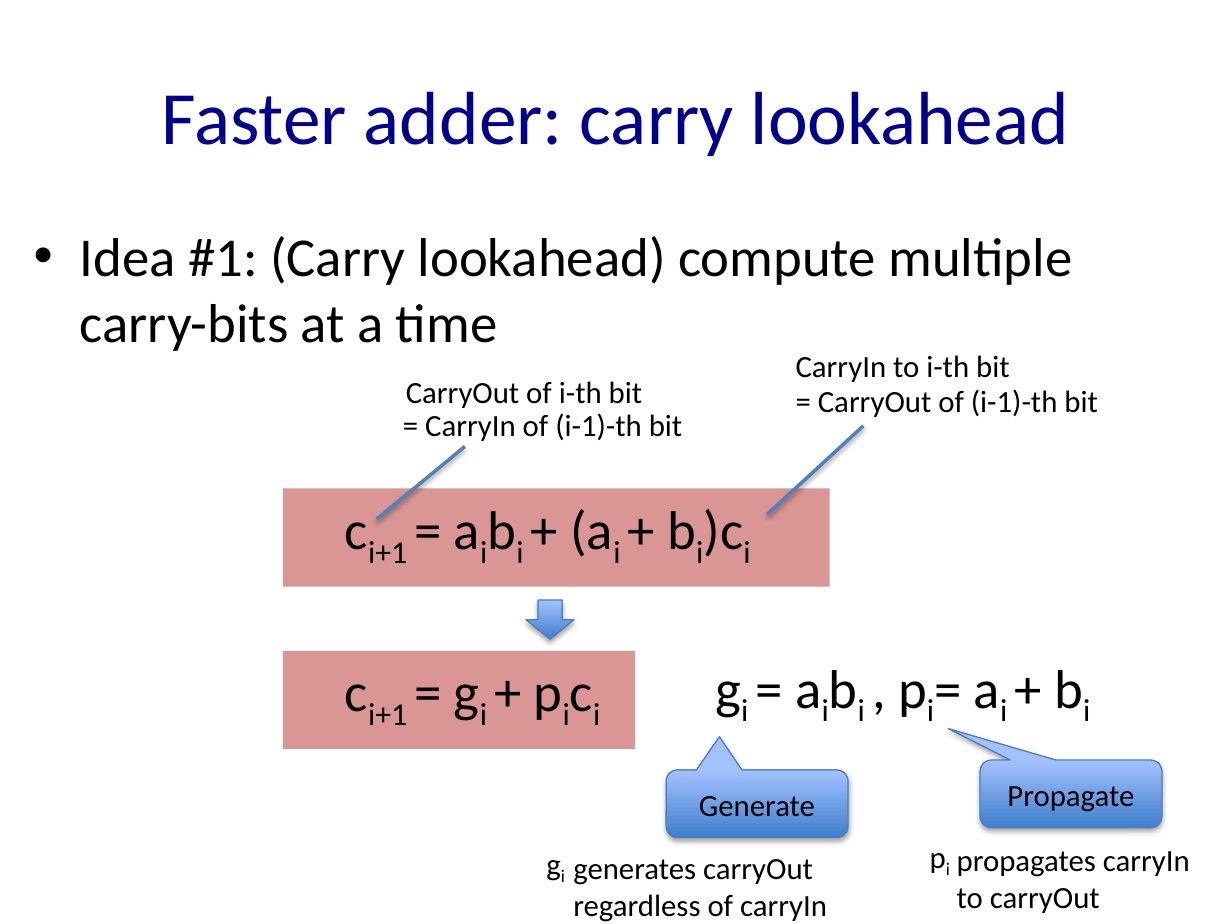
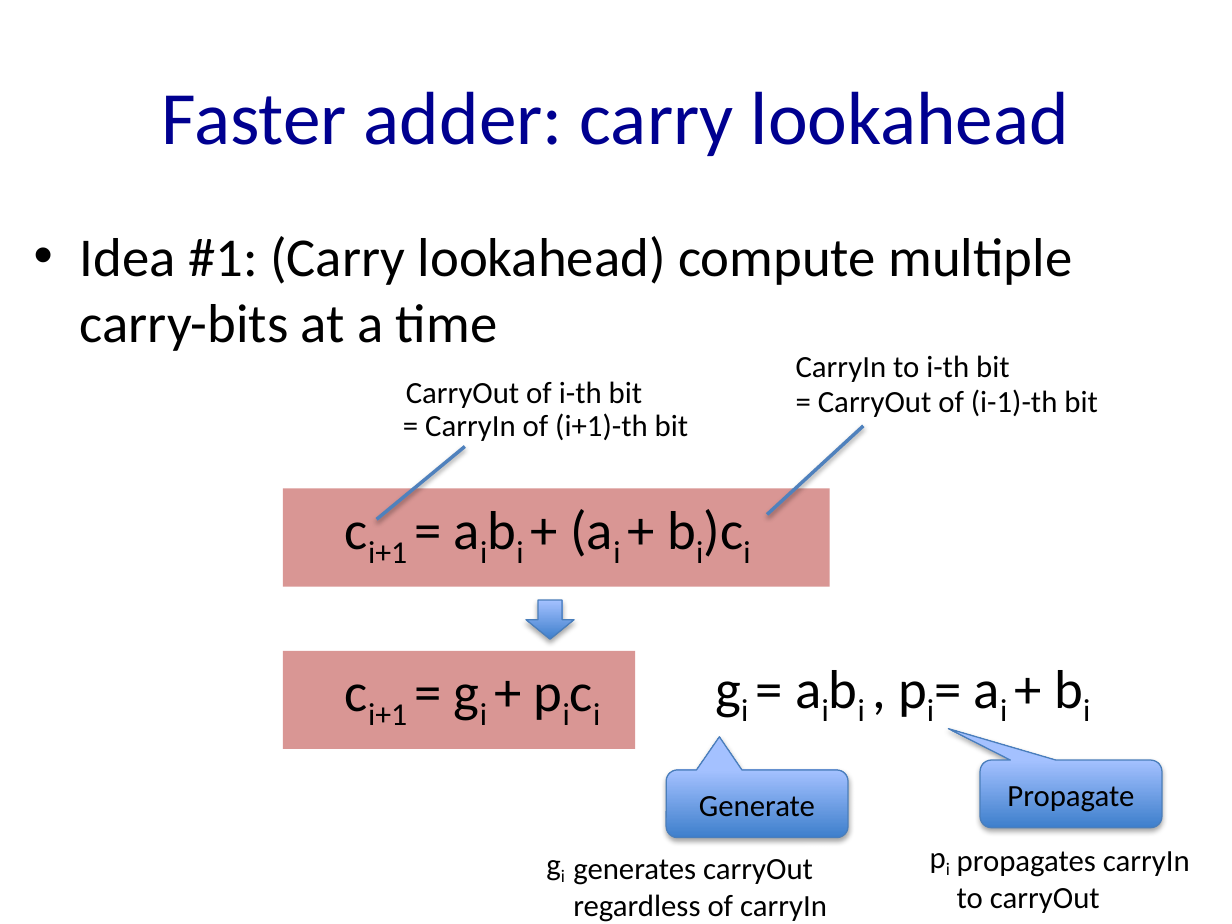
Before and after one commit to NYU-CSO/nyu-cso.github.io, a slide deck: slide 28 of notes/arch-alu.pptx (slide 23 before the commit). Drawn at 1232x924 pixels with LibreOffice and Linux fonts; fonts in the diff are those of the drawing. Boxes give left, top, right and bottom in pixels: in the first picture for what was removed or moved away, otherwise in the second. Text is boxed around its words. In the diff, an @@ line names an element or a change of style, - is before the commit and + after.

```diff
--- a/notes/arch-alu.pptx
+++ b/notes/arch-alu.pptx
@@ text at box(425, 413, 688, 441): text changed @@
-= CarryIn of (i-1)-th bit
+= CarryIn of (i+1)-th bit
```
Also in this commit, not shown: 8 other slides changed, 5 slides added, 2 other files.
